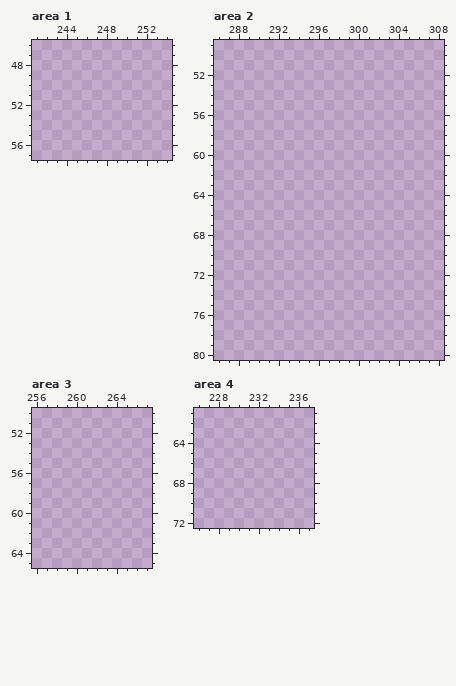
Two states of a pixel-art file, player/sprites/scene.aseprite. The first picture shows the starting point.
480x270 pixels, 1 frame. Colours within 5 levels of each other are drawn and written as one. Shown: area 1: x 241..254, y 46..57; area 2: x 286..308, y 49..80; area 3: x 256..267, y 50..65; area 4: x 226..237, y 61..72. The commit also changed other parts of the picture, which this record leaves out.
The same view after the edit:
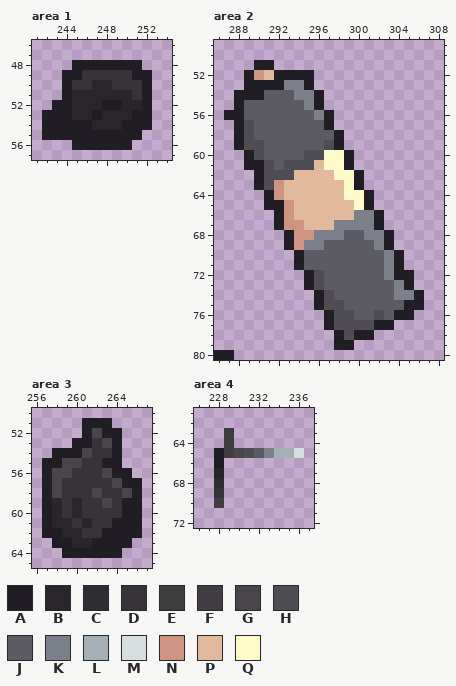
Palette (. is transparent): A #211d25  B #28252b  C #2e2c30  D #373439  E #3c3c3c  F #413d42  G #48454b  H #4f4c53  J #5c5b63  K #7c808b  L #a5b0b6  M #d6dede  N #cd9383  P #e1ba9e  Q #fcfbc9
Change:
--- area 1
@@ x 241..254 @@
 47 ..............
-48 ..............
-49 ..............
-50 ..............
-51 ..............
-52 ..............
-53 ..............
-54 ..............
-55 ..............
-56 ..............
+48 ....AAAAAAA...
+49 ...AADDDDDAA..
+50 ...ADDBBDDDA..
+51 ...ABBBBBBDA..
+52 ..AABBBAABBA..
+53 .AAABBABBBAA..
+54 .AAAAABBBAAA..
+55 .AAAAAAAAAA...
+56 ....AAAAAA....
 57 ..............
--- area 2
@@ x 286..308 @@
 50 .......................
-51 .......................
-52 .......................
-53 .......................
-54 .......................
-55 .......................
-56 .......................
-57 .......................
-58 .......................
-59 .......................
-60 .......................
-61 .......................
-62 .......................
-63 .......................
-64 .......................
-65 .......................
-66 .......................
-67 .......................
-68 .......................
-69 .......................
-70 .......................
-71 .......................
-72 .......................
-73 .......................
-74 .......................
-75 .......................
-76 .......................
-77 .......................
-78 .......................
-79 .......................
-80 .......................
+51 ....AA.................
+52 ...ANPAAAA.............
+53 ...AAAAKKA.............
+54 ..AAAJJJKKA............
+55 ..AJJJJJJKA............
+56 .AAJJJJJJJKA...........
+57 ..AHJJJJJJJA...........
+58 ..AHJJJJJJJJA..........
+59 ..AHHJJJJJJHA..........
+60 ...AHJJJJHHQQA.........
+61 ...AAHJHHHPQQA.........
+62 ....AHHHPPPPQQA........
+63 ....AHNPPPPPPQA........
+64 .....ANPPPPPPQQA.......
+65 .....AANPPPPPPQA.......
+66 ......ANPPPPPPKKA......
+67 ......ANNPPPKKKKA......
+68 .......ANNKKKJJKKA.....
+69 .......ANKKJJJJJKA.....
+70 ........AJJJJJJJJKA....
+71 ........AJJJJJJJJKA....
+72 .........AHJJJJJJKAA...
+73 .........AHJJJJJJJKA...
+74 ..........AHJJJJJJKKA..
+75 ..........AHHJJJJJJAA..
+76 ...........AHHJJHJAA...
+77 ...........AHHHHAA.....
+78 ............AHAA.......
+79 ............AA.........
+80 AA.....................
--- area 3
@@ x 256..267 @@
 50 ............
-51 ............
-52 ............
-53 ............
-54 ............
-55 ............
-56 ............
-57 ............
-58 ............
-59 ............
-60 ............
-61 ............
-62 ............
-63 ............
-64 ............
+51 .....AAA....
+52 .....AGAA...
+53 ....AADGA...
+54 ..AAAGDDA...
+55 .AAGGDDAA...
+56 .AGGDDDGAA..
+57 .AGDDDDDGAA.
+58 .AGDDDGDDGA.
+59 .ABDBDDGDAA.
+60 .ABDBDDDDAA.
+61 .ABBDBDDAAA.
+62 .AABBDDAAAA.
+63 ..AABBAAAA..
+64 ...AAAAAA...
 65 ............
--- area 4
@@ x 226..237 @@
 62 ............
-63 ............
-64 ............
-65 ............
-66 ............
-67 ............
-68 ............
-69 ............
-70 ............
+63 ...E........
+64 ...E........
+65 ..AFGHJKLLM.
+66 ..A.........
+67 ..B.........
+68 ..C.........
+69 ..D.........
+70 ..F.........
 71 ............
